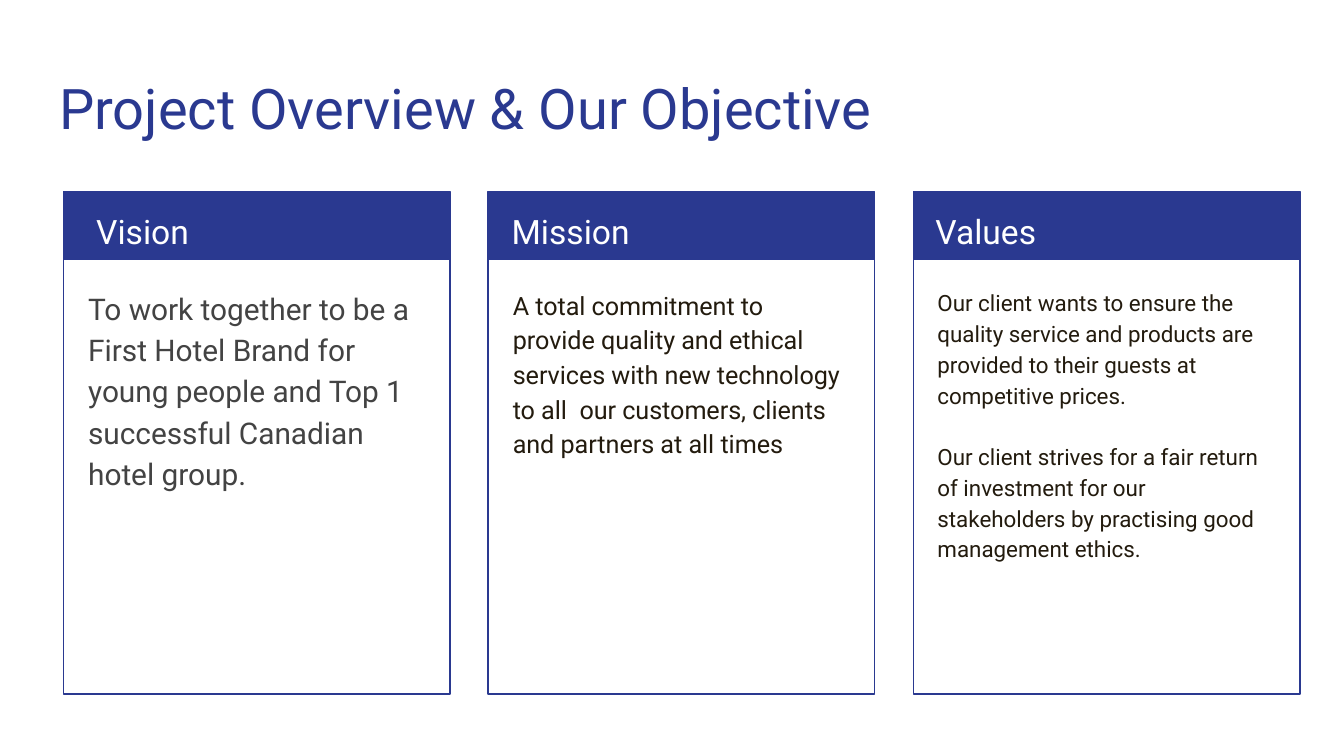
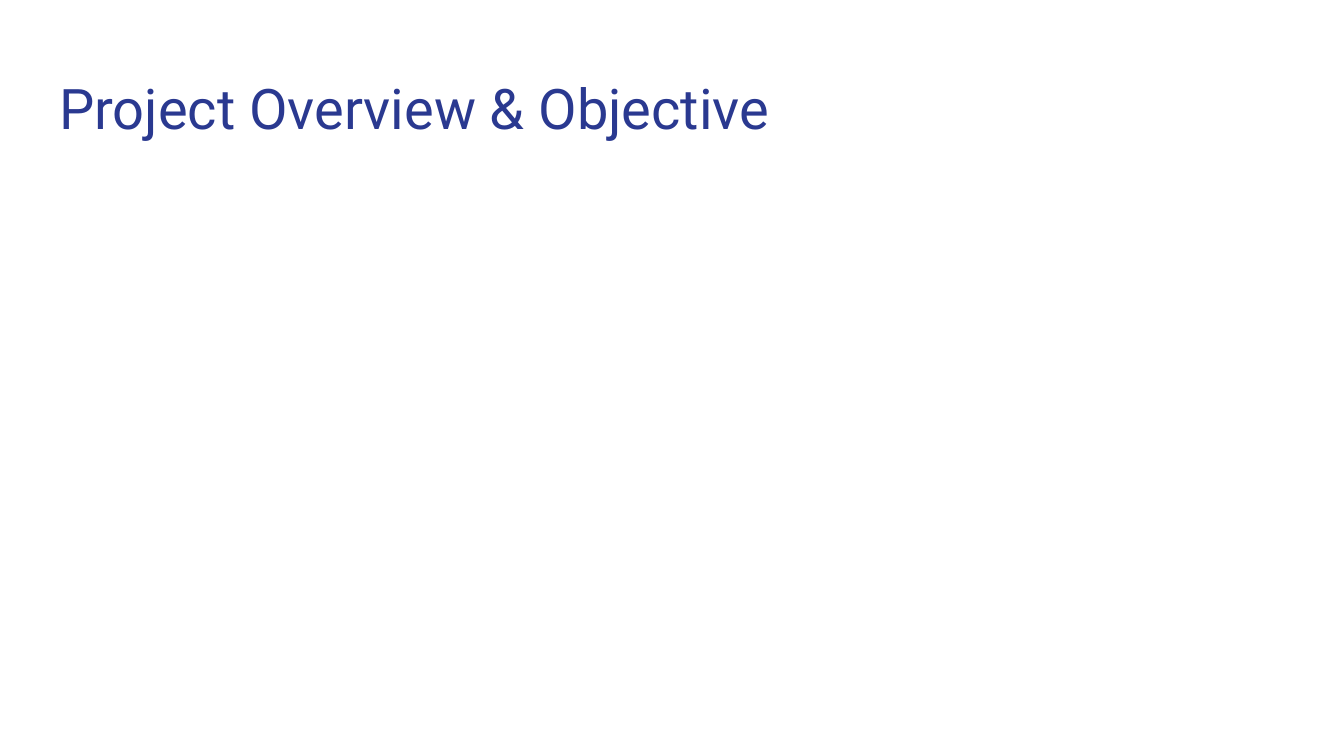
Before and after one commit to yfeng445/NEU, a slide deck: slide 2 of 1/INFO 5100/Asmts/Group Assignment 1/Deliverables/Presentation.pptx. Drawn at 1344x756 pixels with LibreOffice and Linux fonts; fonts in the diff are those of the drawing. Boxes give left, top, right and bottom in pixels: in the first picture for what was removed or moved away, otherwise in the second. Text is boxed around its words. In the diff, an @@ line names an element or a change of style, - is before the commit and + after.

```diff
--- a/1/INFO 5100/Asmts/Group Assignment 1/Deliverables/Presentation.pptx
+++ b/1/INFO 5100/Asmts/Group Assignment 1/Deliverables/Presentation.pptx
@@ title at (59,87,770,141): text changed @@
-Project Overview & Our Objective
+Project Overview & Objective
@@ rectangle removed at (63,192,450,261) @@
@@ rectangle removed at (63,192,450,695) @@
@@ rectangle removed at (488,192,875,695) @@
@@ rectangle removed at (489,192,876,261) @@
@@ rectangle removed at (913,192,1300,261) @@
@@ rectangle removed at (914,192,1301,695) @@
@@ text removed at (96,220,189,245) @@
-Vision
@@ text removed at (512,220,630,245) @@
-Mission
@@ text removed at (935,218,1036,245) @@
-Values
@@ text removed at (88,297,409,491) @@
-To work together to be a First Hotel Brand for young people and Top 1 successful Canadian hotel group.
@@ text removed at (513,296,840,458) @@
-A total commitment to provide quality and ethical services with new technology to all our customers, clients and partners at all times
@@ text removed at (937,294,1258,562) @@
-Our client wants to ensure the quality service and products are provided to their guests at competitive prices.
-Our client strives for a fair return of investment for our stakeholders by practising good management ethics.
```
Also in this commit, not shown: 3 other slides changed, 1 slide added, 8 other files.
